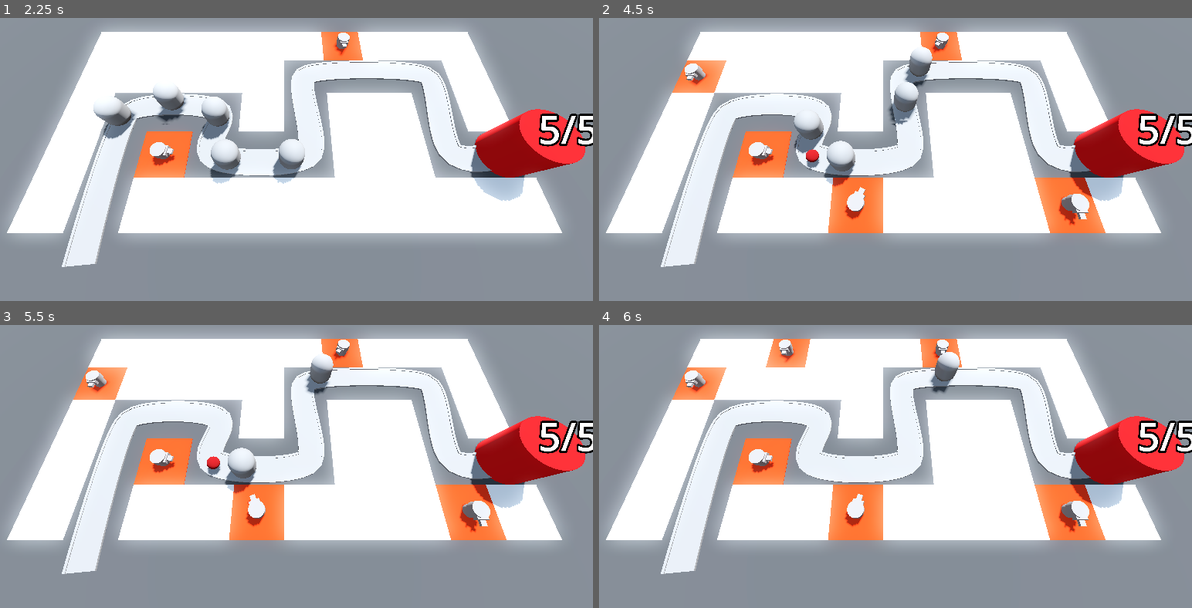
Above: before the commit, frames 1-4 (two rows, left to right).
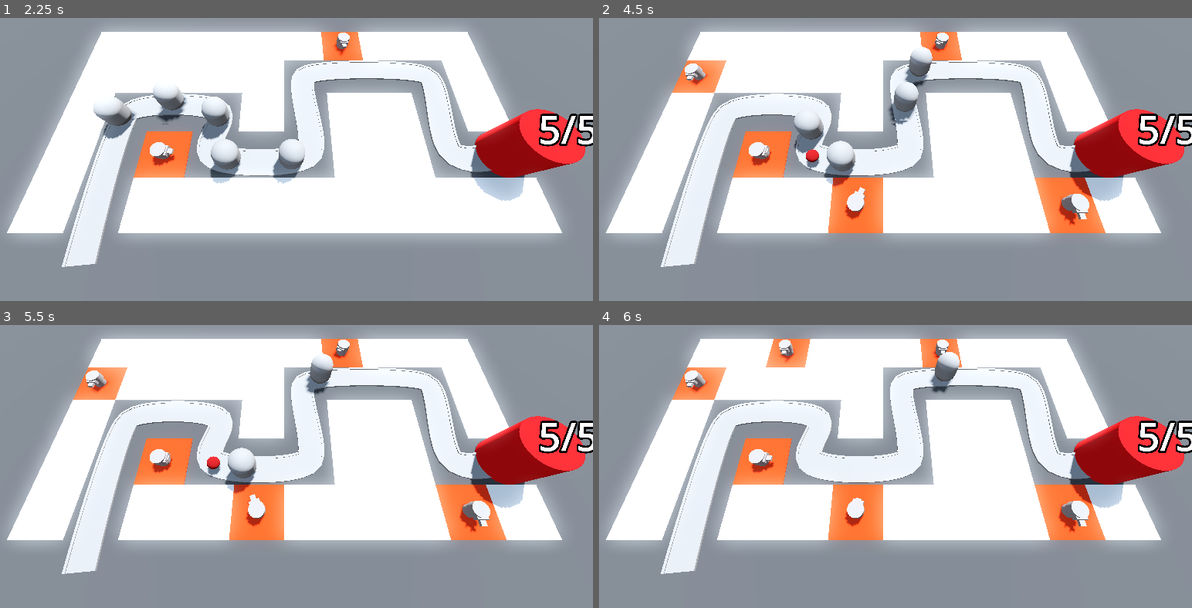
Above: after the commit, the same moments.

Repository: SugarF0x/barblast-3d
Game: Godot game, scene res://BaseLevel.tscn
Same seed, same stepped clock (60 frames per second), same inputs: the game is played once before the commit and once after it.
Inputs (mouse positions are in pixels of both pictures, inside the frame that each line leads up to):
- Up to frame 1 (2.25 s): move the mouse to (421, 111) at 0.52 s; click (421, 111) at 0.6 s; move the mouse to (160, 145) at 1.27 s; click (160, 145) at 1.35 s; move the mouse to (343, 51) at 2.02 s; click (343, 51) at 2.1 s
- Up to frame 2 (4.5 s): move the mouse to (853, 196) at 2.77 s; click (853, 196) at 2.85 s; move the mouse to (1067, 179) at 3.52 s; click (1067, 179) at 3.6 s; move the mouse to (699, 74) at 4.27 s; click (699, 74) at 4.35 s
- Up to frame 3 (5.5 s): move the mouse to (314, 435) at 5.02 s; click (314, 435) at 5.1 s
- Up to frame 4 (6 s): move the mouse to (788, 347) at 5.77 s; click (788, 347) at 5.85 s

Frame 1 is identical in both runs. In frame 2, less than 0.1% of the frame differs, in the area x 28-58%, y 8-51%; in frame 3, less than 0.1%; in frame 4, less than 0.1%.

Commit message:
add turret fire animation

Diff:
--- a/Turret/turret.gd
+++ b/Turret/turret.gd
@@ -6,6 +6,7 @@
 
 
 @onready var barrel: MeshInstance3D = %Barrel
+@onready var animation_player: AnimationPlayer = $AnimationPlayer
 
 
 var enemy_path: Path3D
@@ -22,6 +23,7 @@
 func fire():
 	if not target: return
 
+	animation_player.play("Fire")
 	var projectile = projectile_scene.instantiate()
 	add_child(projectile)
 	projectile.global_position = barrel.global_position
--- a/Turret/turret.tscn
+++ b/Turret/turret.tscn
@@ -16,6 +16,43 @@
 
 [sub_resource type="BoxMesh" id="BoxMesh_gdfwg"]
 size = Vector3(0.4, 0.2, 0.4)
+
+[sub_resource type="Animation" id="Animation_6hfgg"]
+resource_name = "Fire"
+length = 0.6
+tracks/0/type = "value"
+tracks/0/imported = false
+tracks/0/enabled = true
+tracks/0/path = NodePath("Base/Top/Visor/Barrel:position")
+tracks/0/interp = 1
+tracks/0/loop_wrap = true
+tracks/0/keys = {
+"times": PackedFloat32Array(0, 0.2, 0.6),
+"transitions": PackedFloat32Array(0.189465, 1, 1),
+"update": 0,
+"values": [Vector3(0, 0, 0.4), Vector3(0, 0, 0.1), Vector3(0, 0, 0.4)]
+}
+
+[sub_resource type="Animation" id="Animation_22uqc"]
+length = 0.001
+tracks/0/type = "value"
+tracks/0/imported = false
+tracks/0/enabled = true
+tracks/0/path = NodePath("Base/Top/Visor/Barrel:position")
+tracks/0/interp = 1
+tracks/0/loop_wrap = true
+tracks/0/keys = {
+"times": PackedFloat32Array(0),
+"transitions": PackedFloat32Array(1),
+"update": 0,
+"values": [Vector3(0, 0, 0.4)]
+}
+
+[sub_resource type="AnimationLibrary" id="AnimationLibrary_kmobn"]
+_data = {
+"Fire": SubResource("Animation_6hfgg"),
+"RESET": SubResource("Animation_22uqc")
+}
 
 [node name="Turret" type="Node3D"]
 script = ExtResource("1_fhnta")
@@ -41,4 +78,9 @@
 [node name="FireRateTimer" type="Timer" parent="."]
 autostart = true
 
+[node name="AnimationPlayer" type="AnimationPlayer" parent="."]
+libraries = {
+"": SubResource("AnimationLibrary_kmobn")
+}
+
 [connection signal="timeout" from="FireRateTimer" to="." method="_on_fire_rate_timer_timeout"]
Not shown: 1 places in Turret/turret.tscn that only renumber resources
